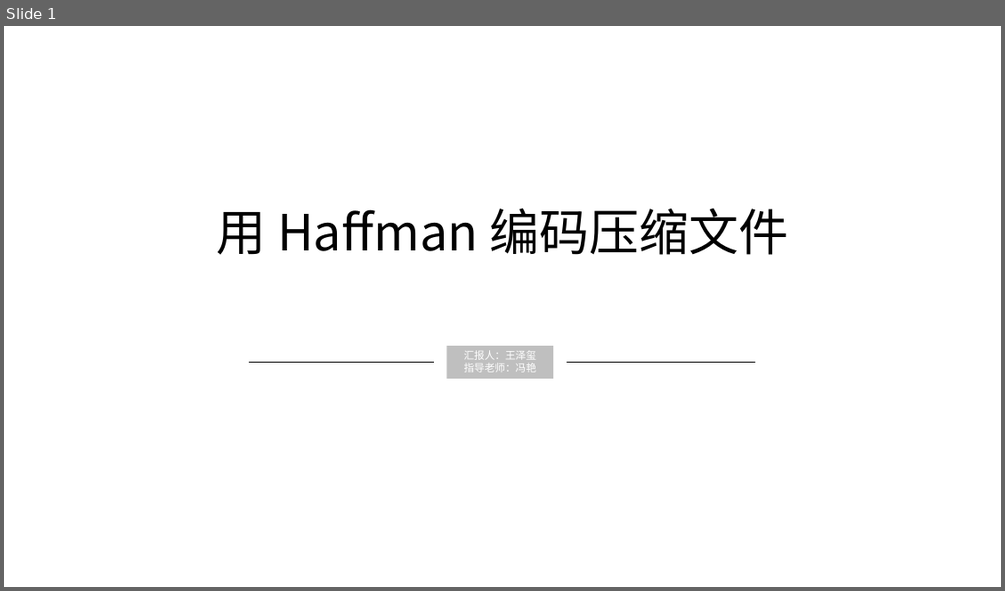
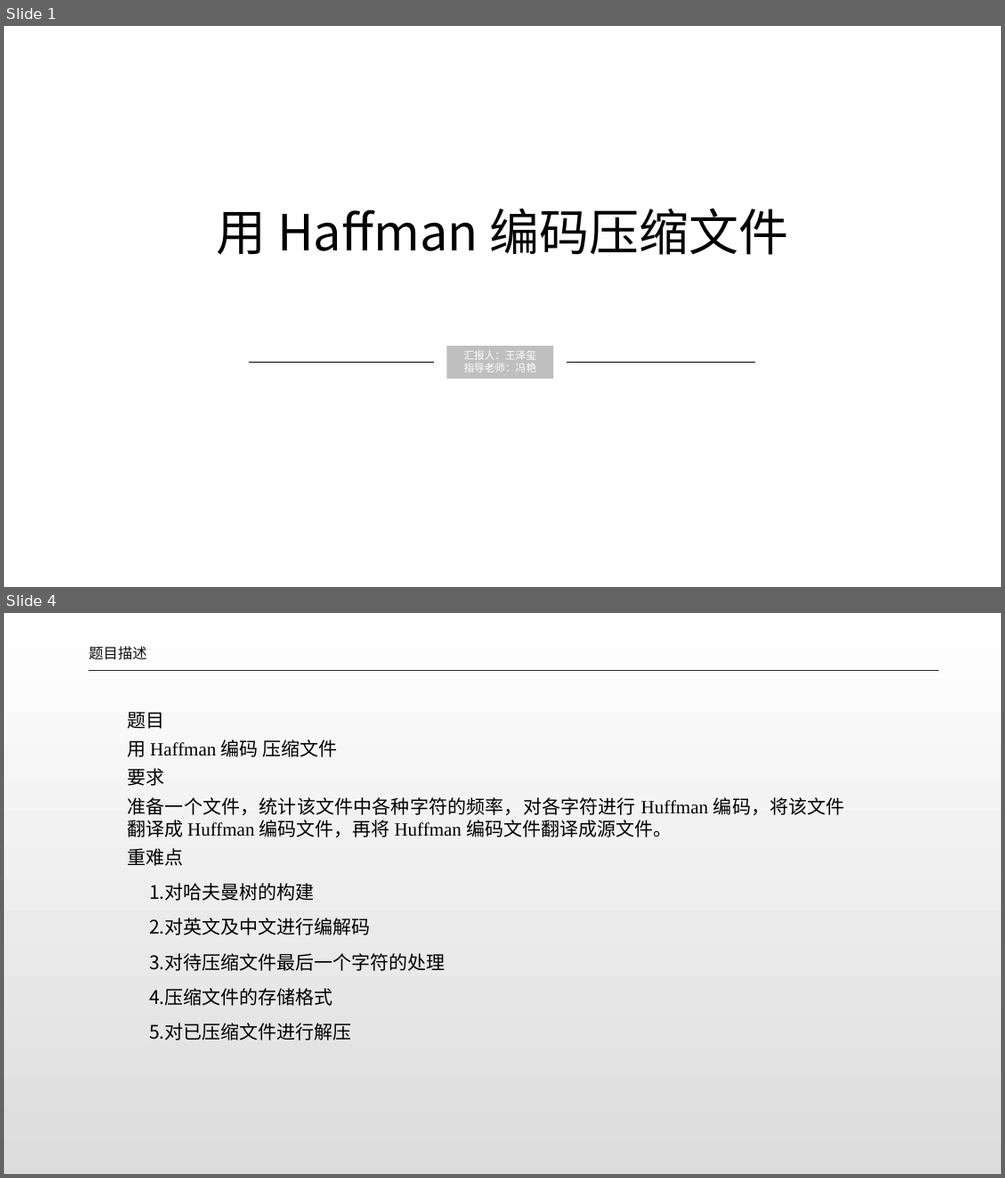
Before and after one commit to dlct-wzx/data-structure-practice, a slide deck: 答辩ppt.pptx. Shown one above the other, each under a label of ours: slide 1 before the commit, slides 1 and 4 after it; the slides between them are not shown. The pictures are 1005x591 and 1005x1178 pixels, drawn with LibreOffice and Linux fonts; fonts in the diff are those of the drawing. Boxes give left, top, right and bottom in pixels: in the first picture for what was removed or moved away, otherwise in the second. Text is boxed around its words. In the diff, an @@ line names an element or a change of style, - is before the commit and + after.

```diff
--- a/答辩ppt.pptx
+++ b/答辩ppt.pptx
@@ slide 4 added at <box>4,613,1001,1174</box>, background gradient #FFFFFF to #DCDCDC @@
@@ text added at <box>89,646,146,660</box>, 14 pt, text #0D0D0D @@
+题目描述
@@ line added from (89, 670) to (938, 670), #262626 0.5 pt @@
@@ text added at <box>127,712,845,1040</box>, 18 pt, text #000000 @@
+题目
+用 Haffman 编码 压缩文件
+要求
+准备一个文件，统计该文件中各种字符的频率，对各字符进行 Huffman 编码，将该文件翻译成 Huffman 编码文件，再将 Huffman 编码文件翻译成源文件。
+重难点
+1.对哈夫曼树的构建
+2.对英文及中文进行编解码
+3.对待压缩文件最后一个字符的处理
+4.压缩文件的存储格式
+5.对已压缩文件进行解压
```
Also in this commit, not shown: 7 slides changed, 11 other slides added, 19 slides removed, 8 other files.
